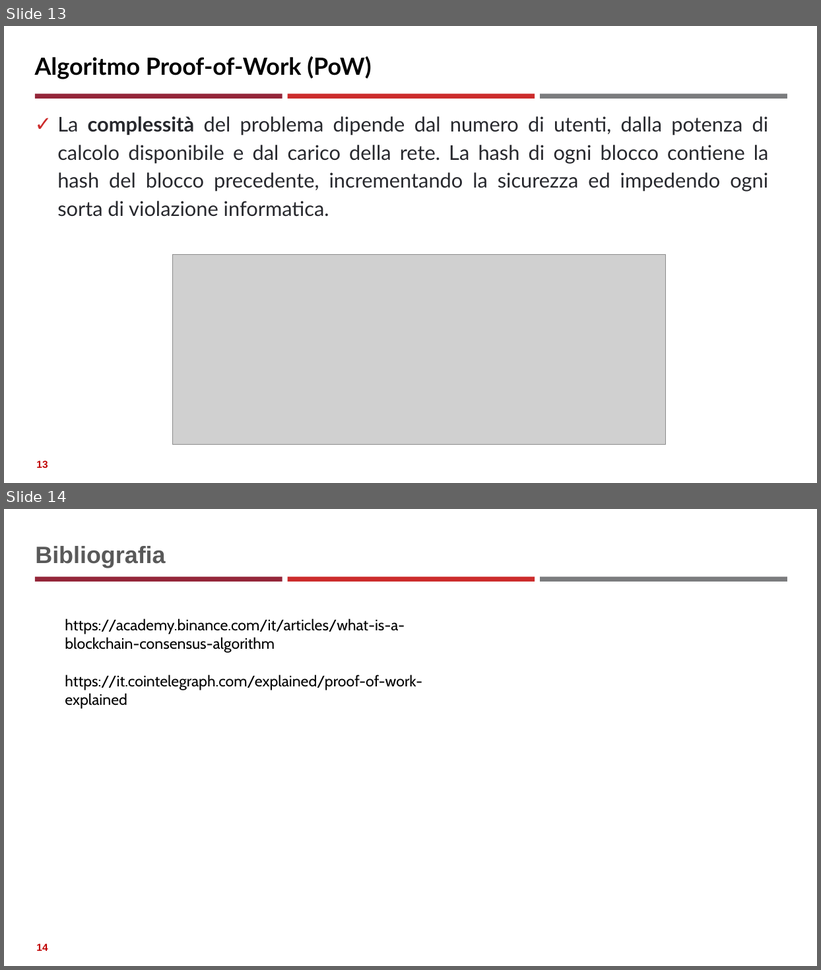
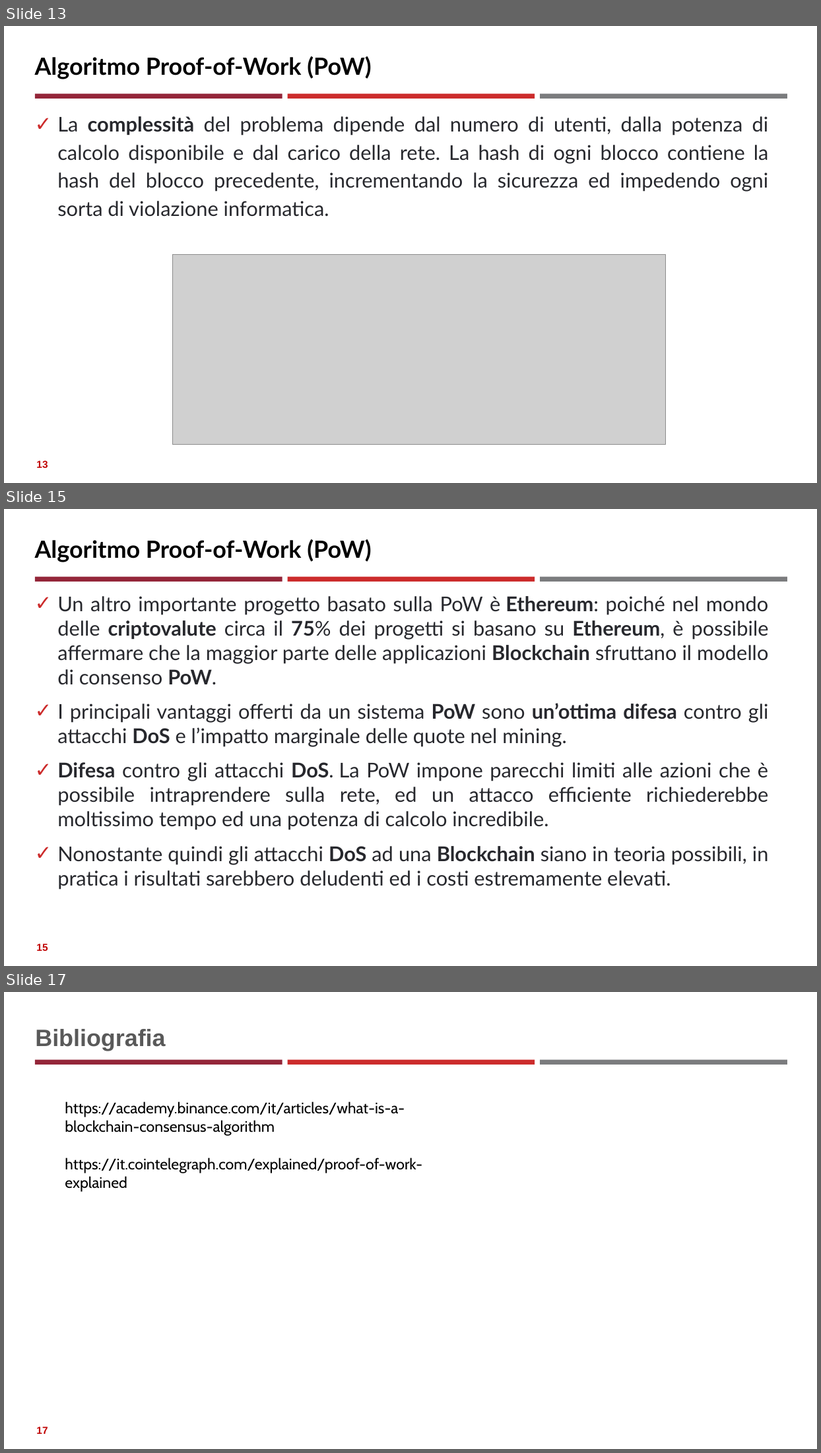
Before and after one commit to neural1977/data_science_interview_material, a slide deck: Assicurazioni/Algoritmi di consenso distribuito_ita.pptx. Shown one above the other, each under a label of ours: slides 13 and 14 before the commit, slides 13, 15 and 17 after it; the slides between them are not shown. The pictures are 821x970 and 821x1453 pixels, drawn with LibreOffice and Linux fonts; fonts in the diff are those of the drawing; grey boxes stand for pictures. Boxes give left, top, right and bottom in pixels: in the first picture for what was removed or moved away, otherwise in the second. Text is boxed around its words. In the diff, an @@ line names an element or a change of style, - is before the commit and + after.

```diff
--- a/Assicurazioni/Algoritmi di consenso distribuito_ita.pptx
+++ b/Assicurazioni/Algoritmi di consenso distribuito_ita.pptx
@@ slide 15 added at box(4, 509, 817, 966), background #FFFFFF; not listed: 3 template elements that a slide beside it also shows @@
@@ title added at box(35, 539, 371, 562), 28 pt, text #000000, bold @@
+Algoritmo Proof-of-Work (PoW)
@@ text added at box(57, 596, 769, 890), 24 pt, text #27282D @@
+✓ Un altro importante progetto basato sulla PoW è Ethereum: poiché nel mondo delle criptovalute circa il 75% dei progetti si basano su Ethereum, è possibile affermare che la maggior parte delle applicazioni Blockchain sfruttano il modello di consenso PoW.
+✓ I principali vantaggi offerti da un sistema PoW sono un’ottima difesa contro gli attacchi DoS e l’impatto marginale delle quote nel mining.
+✓ Difesa contro gli attacchi DoS. La PoW impone parecchi limiti alle azioni che è possibile intraprendere sulla rete, ed un attacco efficiente richiederebbe moltissimo tempo ed una potenza di calcolo incredibile.
+✓ Nonostante quindi gli attacchi DoS ad una Blockchain siano in teoria possibili, in pratica i risultati sarebbero deludenti ed i costi estremamente elevati.
@@ page number added at box(36, 944, 48, 951), 12 pt, text #C00000, bold @@
+15
@@ what was slide 14 is now slide 17 @@
@@ page number at box(36, 1427, 48, 1434): text changed @@
-14
+17
```
Also in this commit, not shown: 2 other slides added, 1 other file.
